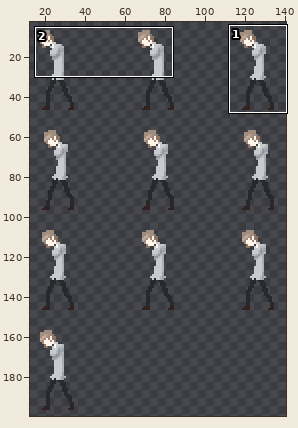
Sprite sheet, stored at Assets/Animation/Sprite/Selma/Shot_Lower.png. The first picture is a wide view before the edit; the outline marks the close-up.
Close-up. Earlier state:
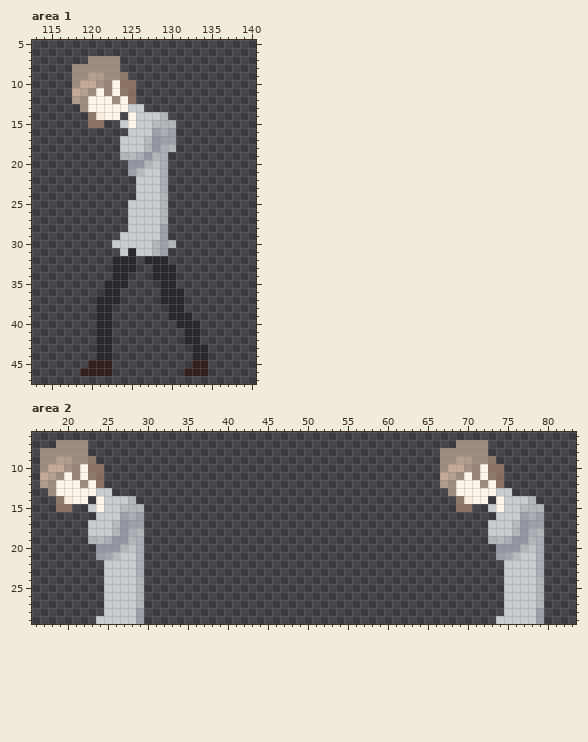
The file is 150x200 pixels. Colours within 5 levels of each other are drawn and written as one. Shown: area 1: x 113..140, y 5..47; area 2: x 16..83, y 6..29. The wide view leaves out empty margins. The commit also changed other parts of the picture, which this record leaves out.
And afterwards:
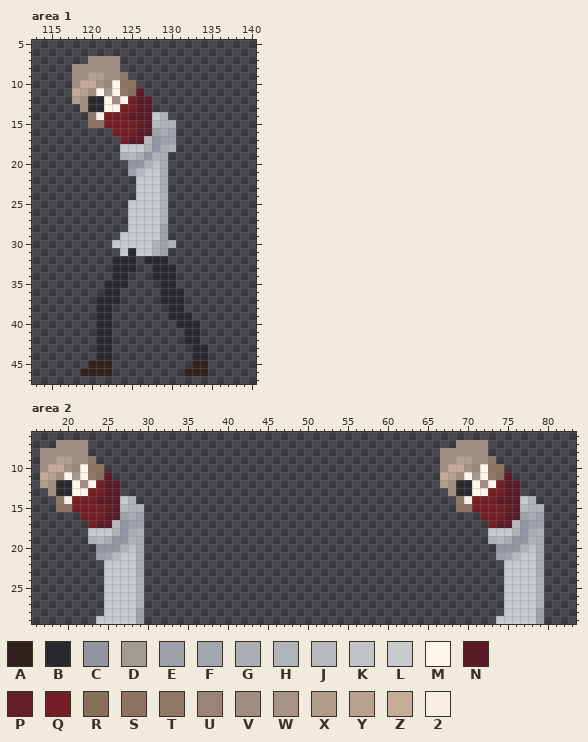
Palette (. is transparent): A #31221f  B #28292c  C #9196a0  D #a19c93  E #9ca1aa  F #a3a8af  G #a9adb4  H #afb4b9  J #b6babf  K #c0c4c8  L #c7cbce  M #fff6e9  N #591926  P #651d25  Q #731f25  R #886c5c  S #8d7262  T #907869  U #9a8476  V #a18d7f  W #a79283  X #b19b8a  Y #b7a08f  Z #c5ab98  2 #f9eee1
The exact change:
Changed rows in their new state; - is an unchanged pixel.
Area 1:
first column x 120:
11 --D---N-
12 BB---QNN
13 BB--QQNN
14 --QQQNNN
15 --QQQQPN
16 ---QQQNN
17 ----QNN-
Area 2:
first column x 19:
11 --D---N---------------------------------------------D---N-
12 BB---QNN------------------------------------------BB---QNN
13 BB--QQNN------------------------------------------BB--QQNN
14 --QQQNNN--------------------------------------------QQQNNN
15 --QQQQPN--------------------------------------------QQQQPN
16 ---QQQNN---------------------------------------------QQQNN
17 ----QNN-----------------------------------------------QNN-
